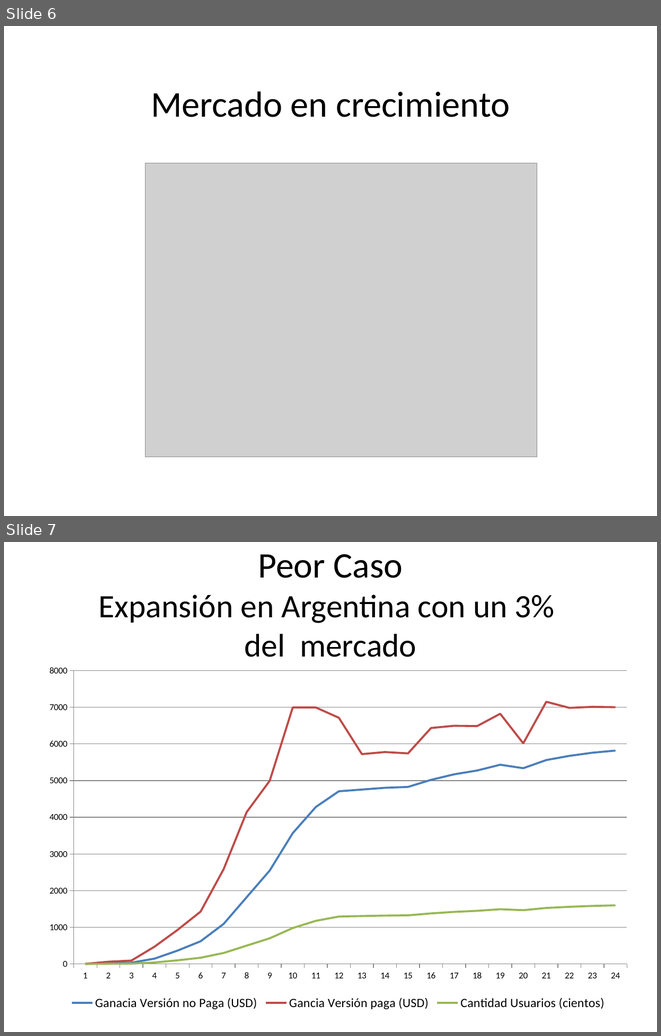
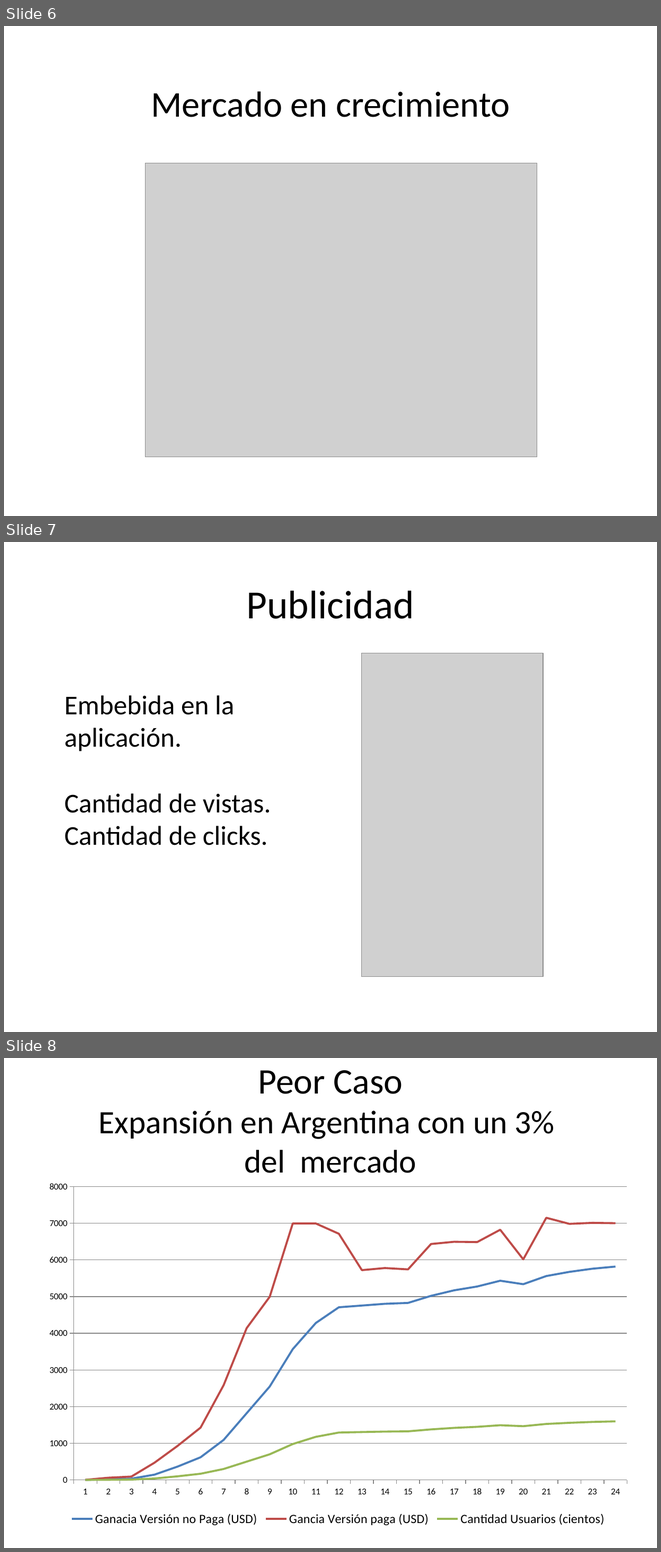
Before and after one commit to dschenkelman/taller-proyectos, a slide deck: Assets/Presentación negocio.pptx. Shown one above the other, each under a label of ours: slides 6 and 7 before the commit, slides 6, 7 and 8 after it. The pictures are 661x1036 and 661x1552 pixels, drawn with LibreOffice and Linux fonts; fonts in the diff are those of the drawing; grey boxes stand for pictures. Boxes give left, top, right and bottom in pixels: in the first picture for what was removed or moved away, otherwise in the second. Text is boxed around its words. In the diff, an @@ line names an element or a change of style, - is before the commit and + after.

Commit message:
ppt de publicidad

```diff
--- a/Assets/Presentación negocio.pptx
+++ b/Assets/Presentación negocio.pptx
@@ slide 7 added at <box>4,542,657,1032</box>, background #FFFFFF @@
@@ title added at <box>246,590,414,619</box>, 44 pt, text #000000 @@
+Publicidad
@@ picture added at <box>361,653,542,976</box> @@
@@ text added at <box>64,695,271,845</box>, 30 pt, text #000000 @@
+Embebida en la aplicación.
+Cantidad de vistas.
+Cantidad de clicks.
@@ what was slide 7 is now slide 8 @@
```
Also in this commit, not shown: 1 slide removed.
